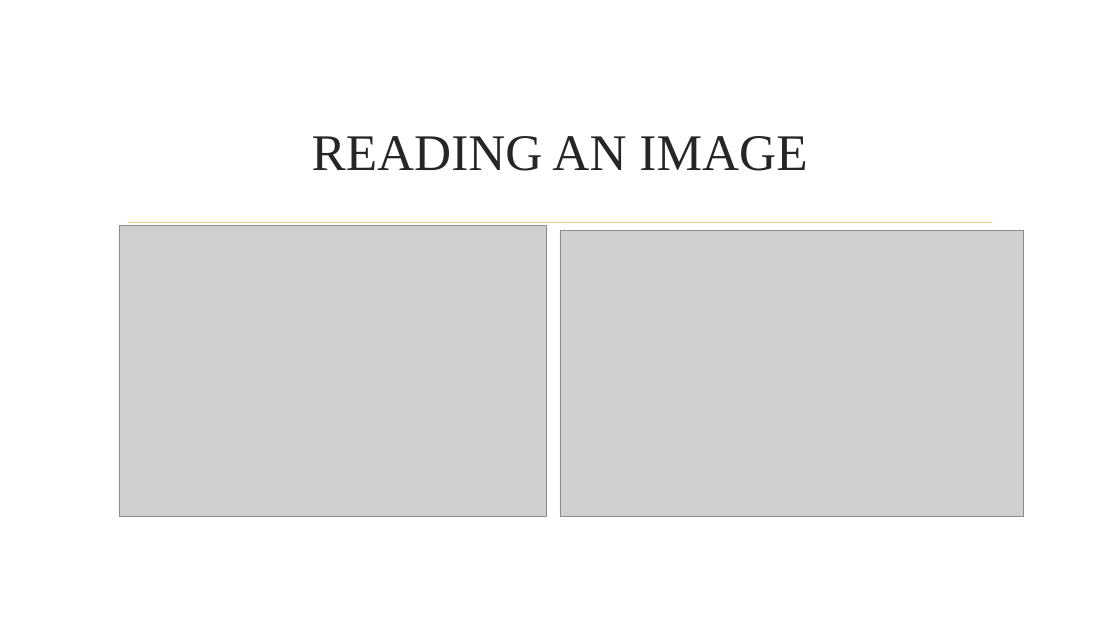
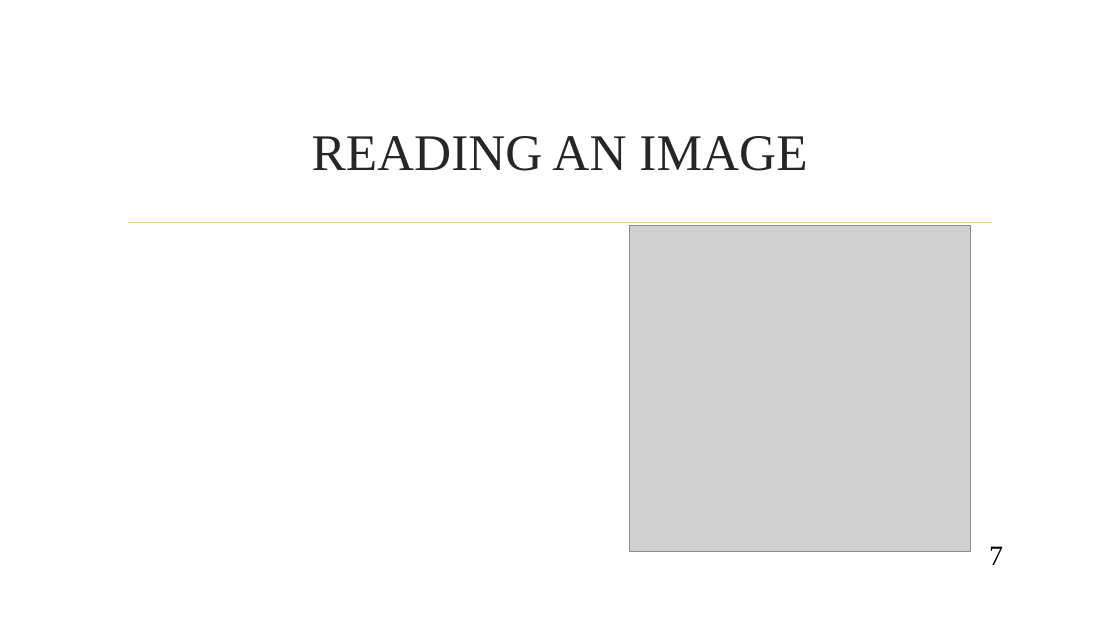
Before and after one commit to jsureka/ImageX, a slide deck: slide 7 of SOFTWARE PROJECT LAB -1.pptx. Drawn at 1120x630 pixels with LibreOffice and Linux fonts; fonts in the diff are those of the drawing; grey boxes stand for pictures; background and template pictures are left out. Boxes give left, top, right and bottom in pixels: in the first picture for what was removed or moved away, otherwise in the second. Text is boxed around its words. In the diff, an @@ line names an element or a change of style, - is before the commit and + after.

```diff
--- a/SOFTWARE PROJECT LAB -1.pptx
+++ b/SOFTWARE PROJECT LAB -1.pptx
@@ picture removed at (119, 225, 547, 517) @@
@@ picture: place and size @@
-picture at (560, 230, 1024, 517)
+picture at (630, 225, 970, 552)
@@ page number added at (989, 546, 1003, 565), 24 pt, text #000000 @@
+7
```
Also in this commit, not shown: 10 other slides changed, 10 other files.
